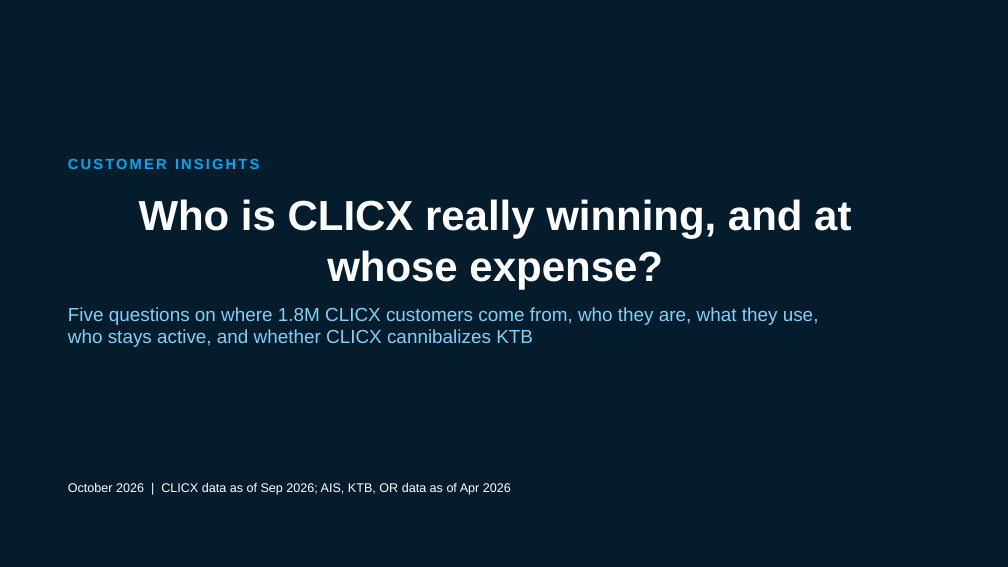
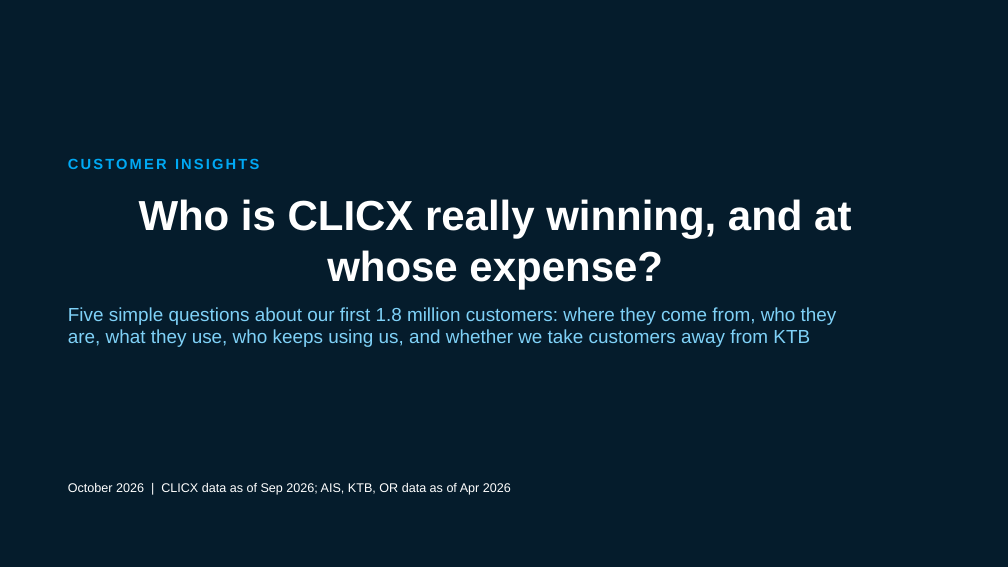
Before and after one commit to hweisim/claude_code, a slide deck: slide 1 of clicx_insights/CLICX_Customer_Insights.pptx. Drawn at 1008x567 pixels with LibreOffice and Linux fonts; fonts in the diff are those of the drawing; background and template pictures are left out. Boxes give left, top, right and bottom in pixels: in the first picture for what was removed or moved away, otherwise in the second. Text is boxed around its words. In the diff, an @@ line names an element or a change of style, - is before the commit and + after.

```diff
--- a/clicx_insights/CLICX_Customer_Insights.pptx
+++ b/clicx_insights/CLICX_Customer_Insights.pptx
@@ text at (x1=68, y1=307, x2=837, y2=347): text changed @@
-Five questions on where 1.8M CLICX customers come from, who they are, what they use, who stays active, and whether CLICX cannibalizes KTB
+Five simple questions about our first 1.8 million customers: where they come from, who they are, what they use, who keeps using us, and whether we take customers away from KTB
```
Also in this commit, not shown: 11 other slides changed, 3 other files.
